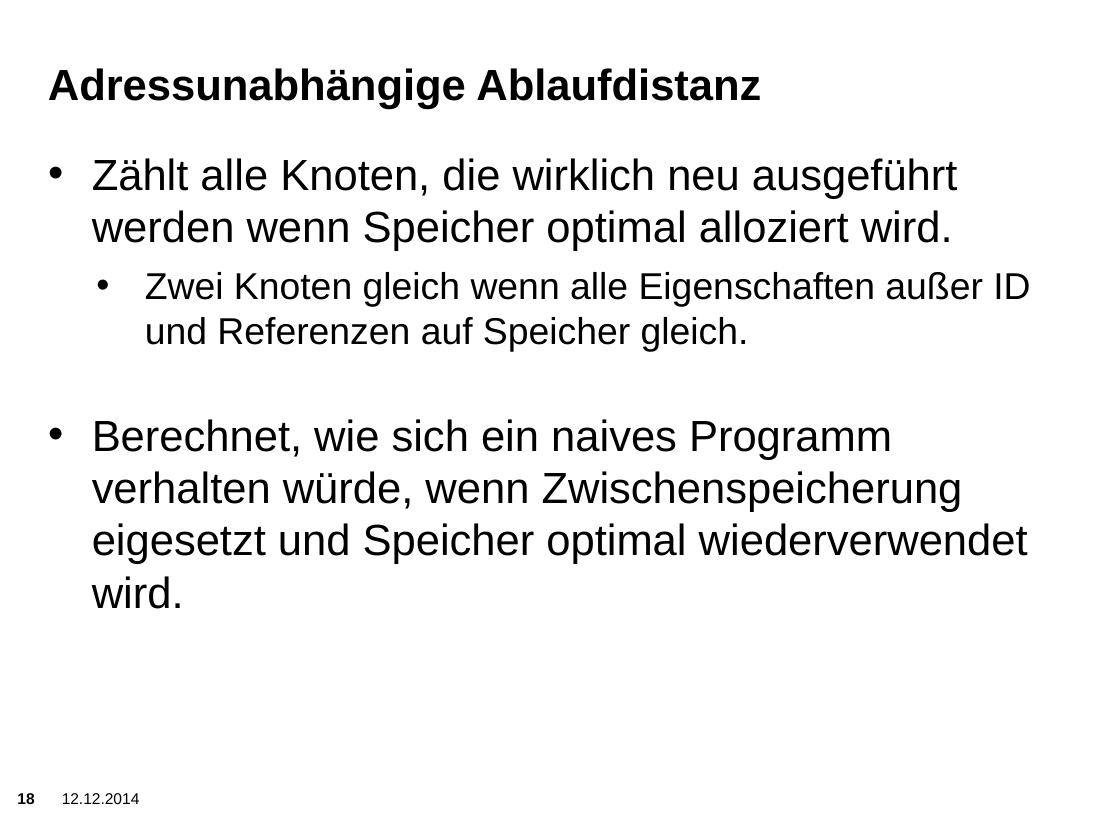
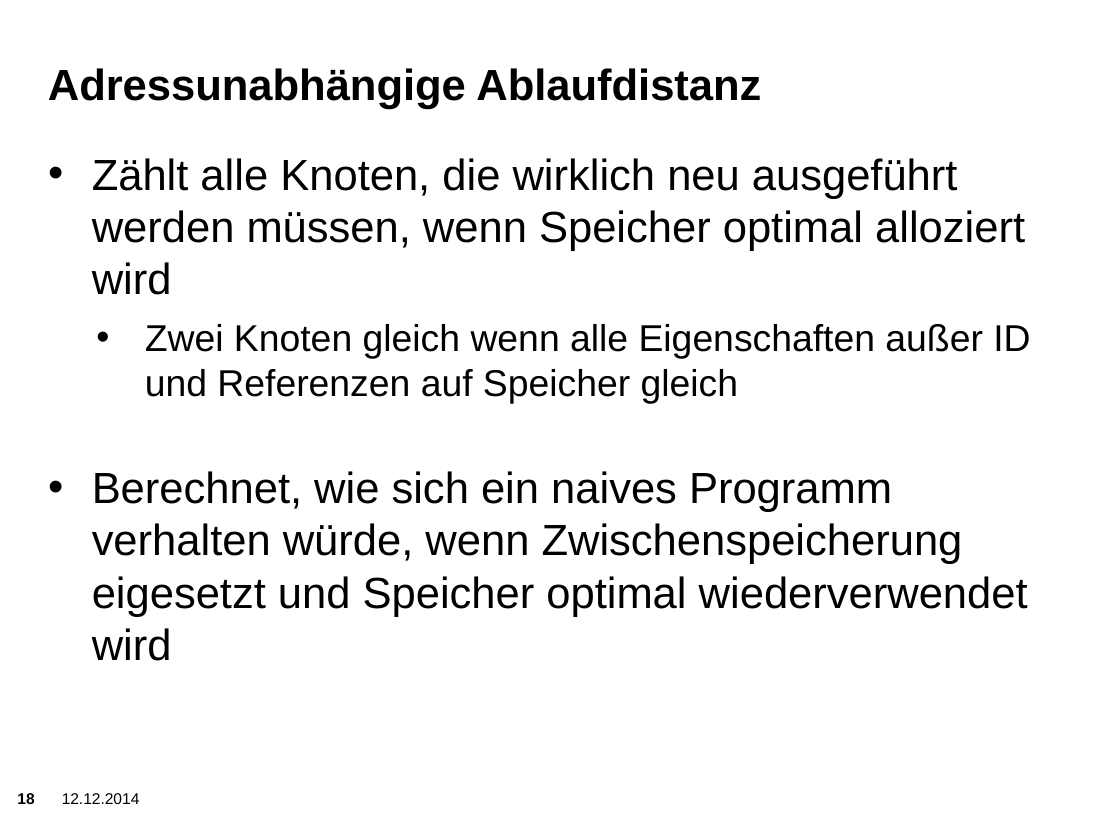
Before and after one commit to ejoebstl/bathesis, a slide deck: slide 18 of Abschlusspräsentation TBD.pptx. Drawn at 1120x840 pixels with LibreOffice and Linux fonts; fonts in the diff are those of the drawing; background and template pictures are left out. Boxes give left, top, right and bottom in pixels: in the first picture for what was removed or moved away, otherwise in the second. Text is boxed around its words. In the diff, an @@ line names an element or a change of style, - is before the commit and + after.

Commit message:
Final presentation.

```diff
--- a/Abschlusspräsentation TBD.pptx
+++ b/Abschlusspräsentation TBD.pptx
@@ text at box(92, 158, 1030, 661): text changed @@
-• Zählt alle Knoten, die wirklich neu ausgeführt werden wenn Speicher optimal alloziert wird.
-  • Zwei Knoten gleich wenn alle Eigenschaften außer ID und Referenzen auf Speicher gleich.
-• Berechnet, wie sich ein naives Programm verhalten würde, wenn Zwischenspeicherung eigesetzt und Speicher optimal wiederverwendet wird.
+• Zählt alle Knoten, die wirklich neu ausgeführt werden müssen, wenn Speicher optimal alloziert wird
+  • Zwei Knoten gleich wenn alle Eigenschaften außer ID und Referenzen auf Speicher gleich
+• Berechnet, wie sich ein naives Programm verhalten würde, wenn Zwischenspeicherung eigesetzt und Speicher optimal wiederverwendet wird
```
Also in this commit, not shown: 3 other slides changed.
